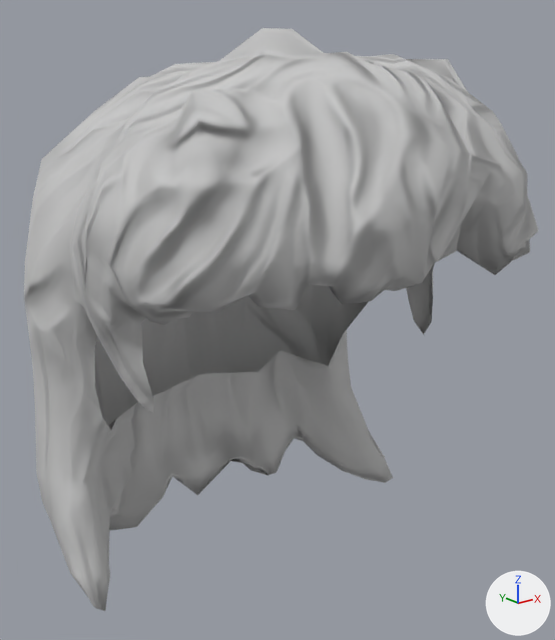
The glTF model assets/models/hair_mullet-1-black.glb, before and after one commit.
Both versions are drawn from a camera (50 mm lens) standing at (-0.482, -0.624, 0.887) and looking at (0.006, -0.013, 0.643). The axes (+X, +Y, +Z) are drawn at lower right. The lights are the same throughout.

The older version as bpy lines, for what is in view:
```python
mat_hair_mullet = bpy.data.materials.new('hair_mullet')
mat_hair_mullet.use_nodes = True; mat_hair_mullet.node_tree.nodes.clear()
_N = mat_hair_mullet.node_tree.nodes; _L = mat_hair_mullet.node_tree.links
n0 = _N.new('ShaderNodeBsdfPrincipled'); n0.name = 'Principled BSDF'
n1 = _N.new('ShaderNodeOutputMaterial'); n1.name = 'Material Output'
n2 = _N.new('ShaderNodeTexImage'); n2.name = 'Image Texture'
n2.image = img_mullet1_diffuse_1024
n3 = _N.new('ShaderNodeSeparateColor'); n3.name = 'Separate Color'
n4 = _N.new('ShaderNodeTexImage'); n4.name = 'Image Texture.001'
n4.image = img_mullet1_orm_1024
n5 = _N.new('ShaderNodeNormalMap'); n5.name = 'Normal Map'
n5.uv_map = 'UVMap'
n6 = _N.new('ShaderNodeTexImage'); n6.name = 'Image Texture.002'
n6.image = img_hair_mullet1_normal_2_1024
_L.new(n0.outputs[0], n1.inputs[0])  # 'BSDF' to 'Surface'
_L.new(n2.outputs[0], n0.inputs[0])  # 'Color' to 'Base Color'
_L.new(n3.outputs[2], n0.inputs[1])  # 'Blue' to 'Metallic'
_L.new(n3.outputs[1], n0.inputs[2])  # 'Green' to 'Roughness'
_L.new(n4.outputs[0], n3.inputs[0])  # 'Color' to 'Color'
_L.new(n5.outputs[0], n0.inputs[5])  # 'Normal' to 'Normal'
_L.new(n6.outputs[0], n5.inputs[1])  # 'Color' to 'Color'
me_plane_136 = bpy.data.meshes.new('Plane.136')
me_plane_136.from_pydata(...)  # 556 vertices, 1048 faces; spans x -0.236..0.237, y -0.259..0.244, z 0.364..0.928
me_plane_136.materials.append(mat_hair_mullet)
ob_hair_male_mullet1 = bpy.data.objects.new('hair_male_mullet1', me_plane_136)
ob_hair_male_mullet1.location = (0.0, 0.0, 0.0)
```
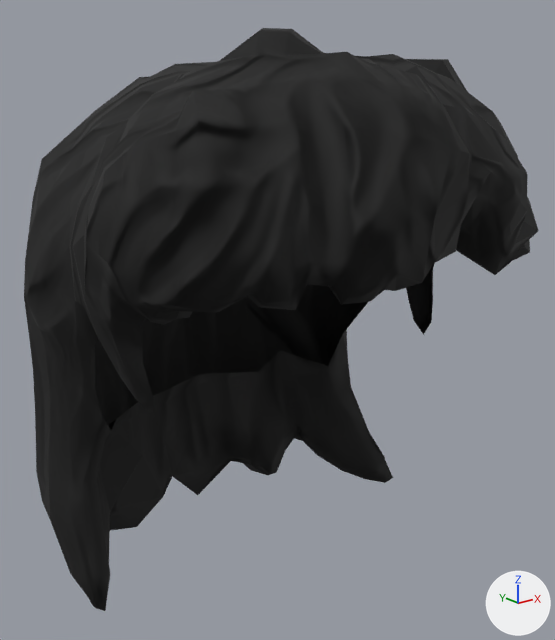
Boxes [x1, y1, x2, y2] around the edits, measured in the pictures (555 x 640 px):
'hair_male_mullet1', recoloured (grey to black)
    both: [24, 28, 538, 611]

The change, as a list of edits to the scene's bpy script:
```text
Change mat_hair_mullet:
    add n7 = _N.new('ShaderNodeMix'); n7.name = 'Mix'
    add n7.data_type = 'RGBA'
    add n7.blend_type = 'MULTIPLY'
    add n7.inputs[0].default_value = 1.0  # 'Factor'
    add n7.inputs[7].default_value = (0.0102, 0.0102, 0.0102, 1.0)  # 'B', black #1a1a1a
    where n2 = _N.new('ShaderNodeTexImage'); n2.name = 'Image Texture'
    where n0 = _N.new('ShaderNodeBsdfPrincipled'); n0.name = 'Principled BSDF'
    remove _L.new(n2.outputs[0], n0.inputs[0])  # 'Color' to 'Base Color'
    add _L.new(n7.outputs[2], n0.inputs[0])  # 'Result' to 'Base Color'
    add _L.new(n2.outputs[0], n7.inputs[6])  # 'Color' to 'A'
```
